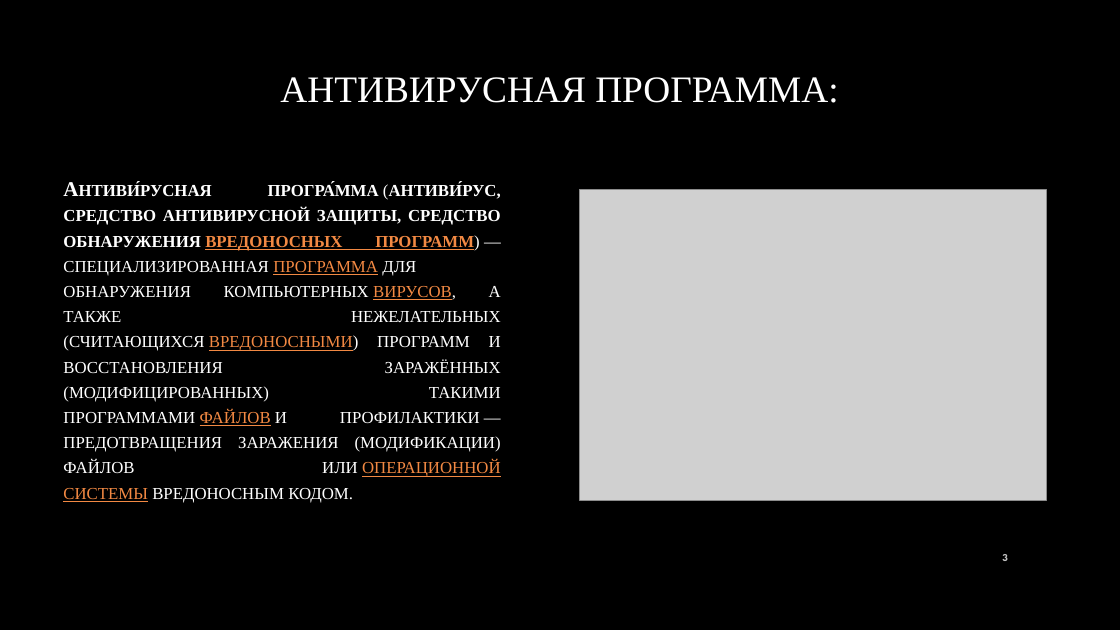
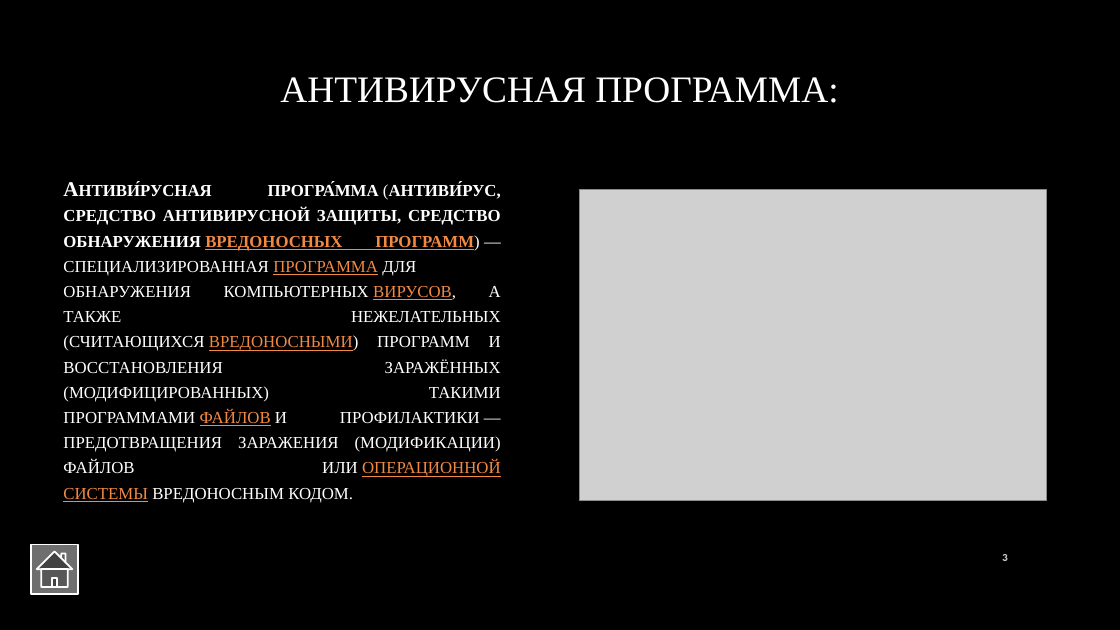
Before and after one commit to DavidovEcaterina/Referat_IG, a slide deck: slide 3 of presentationIG.pptx. Drawn at 1120x630 pixels with LibreOffice and Linux fonts; fonts in the diff are those of the drawing; grey boxes stand for pictures; background and template pictures are left out. Boxes give left, top, right and bottom in pixels: in the first picture for what was removed or moved away, otherwise in the second. Text is boxed around its words. In the diff, an @@ line names an element or a change of style, - is before the commit and + after.

```diff
--- a/presentationIG.pptx
+++ b/presentationIG.pptx
@@ action button home added at (31, 544, 78, 594), fill #6F6F6F, outline #FFFFFF 1.5 pt @@
```
Also in this commit, not shown: 13 other slides changed, 1 slide added, 3 other files.
